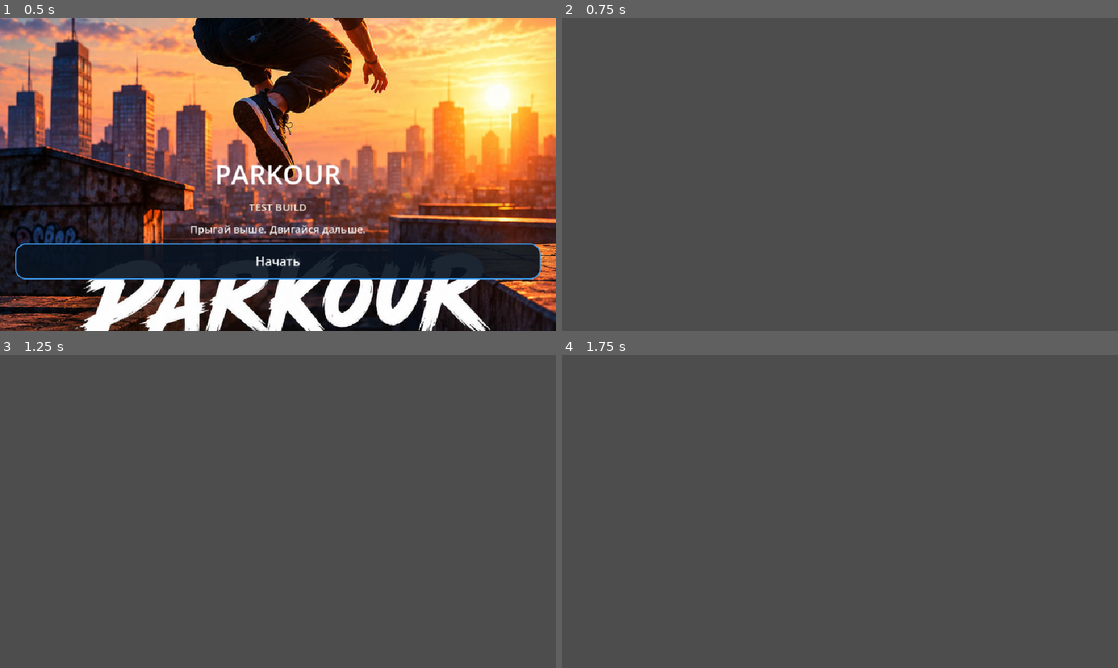
Above: before the commit, frames 1-4 (two rows, left to right).
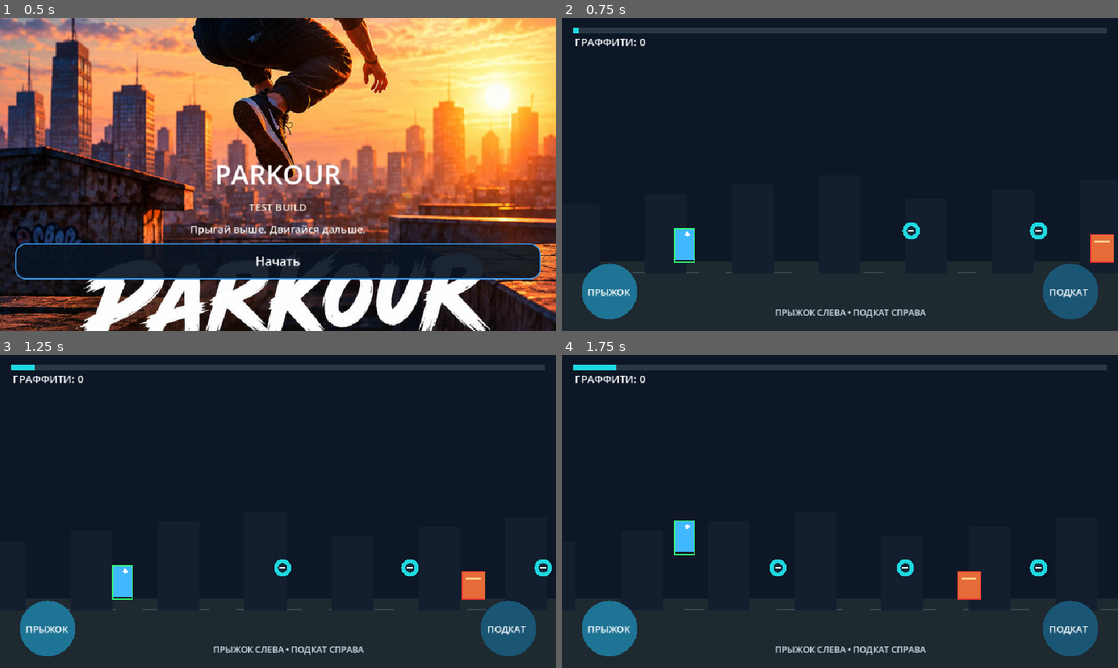
Above: after the commit, the same moments.

Repository: starden-opsv/Parkour
Game: Godot game, scene res://main.tscn
Two runs of this game, one before a commit and one after it. Both use one fixed random seed, a clock stepped at 60 frames per second and the inputs below.
Inputs (mouse positions are in pixels of both pictures, inside the frame that each line leads up to):
- Up to frame 1 (0.5 s): no input
- Up to frame 2 (0.75 s): click "Начать" at 0.5 s
- Up to frame 3 (1.25 s): no input
- Up to frame 4 (1.75 s): tap Enter at 1.25, 1.55 s; move the mouse to (962, 495) at 1.27 s; hold Up from 1.28 s (still down); tap R at 1.35 s; click (962, 495) at 1.42 s; tap Space at 1.52 s

Frame 1 is identical in both runs. In frame 2, 100% of the frame differs, in the area x 0-100%, y 0-100%; in frame 3, 100%; in frame 4, 100%.
Error before the commit: Parse Error: Unexpected "Indent" in class body. (res://level_1.gd:1)

Commit message:
Use visible hitboxes for pickup and obstacle collisions

Diff:
--- a/level_1.gd
+++ b/level_1.gd
@@ -1,3 +1,220 @@
+extends Control
+
+# MVP level: temporary geometric art, no external assets required.
+const RUN_SPEED := 230.0
+const GRAVITY := 1150.0
+const JUMP_SPEED := -440.0
+const SLIDE_DURATION := 0.62
+const LEVEL_LENGTH := 3300.0
+const PLAYER_X_RATIO := 0.22
+const PLAYER_WIDTH := 34.0
+const PLAYER_HEIGHT := 58.0
+const SLIDE_HEIGHT := 26.0
+const PICKUP_RADIUS := 15.0
+const DEBUG_HITBOXES := true
+const PICKUP_POSITIONS := [430.0, 650.0, 880.0, 1110.0, 1390.0, 1630.0, 1880.0, 2110.0, 2350.0, 2580.0]
+
+var world_x := 0.0 # World coordinate of the player's feet; screen position stays fixed.
+var player_y := 0.0 # Top of the player's collision rectangle in level-local coordinates.
+var player_vy := 0.0
+var on_ground := true
+var slide_timer := 0.0
+var collected: Array[bool] = []
+var ended := false
+var painting := false
+var paint_timer := 0.0
+var result_text := ""
+var result_color := Color.WHITE
+var jump_requested := false
+var slide_requested := false
+
+func _ready() -> void:
+	for _i in PICKUP_POSITIONS.size():
+		collected.append(false)
+	player_y = _ground_y() - PLAYER_HEIGHT
+	queue_redraw()
+
+func _ground_y() -> float:
+	return size.y * 0.78
+
+func _player_screen_x() -> float:
+	return size.x * PLAYER_X_RATIO
+
+func _player_height() -> float:
+	return SLIDE_HEIGHT if slide_timer > 0.0 else PLAYER_HEIGHT
+
+func _player_rect() -> Rect2:
+	var height := _player_height()
+	var draw_y := player_y + (PLAYER_HEIGHT - height if slide_timer > 0.0 else 0.0)
+	return Rect2(_player_screen_x() - PLAYER_WIDTH * 0.5, draw_y, PLAYER_WIDTH, height)
+
+func _pickup_rect(screen_x: float, ground: float) -> Rect2:
+	return Rect2(screen_x - PICKUP_RADIUS, ground - 54.0 - PICKUP_RADIUS, PICKUP_RADIUS * 2.0, PICKUP_RADIUS * 2.0)
+
+func _process(delta: float) -> void:
+	if ended:
+		if painting:
+			paint_timer += delta
+			if paint_timer >= 2.7:
+				painting = false
+			queue_redraw()
+		return
+
+	if jump_requested and on_ground and slide_timer <= 0.0:
+		player_vy = JUMP_SPEED
+		on_ground = false
+	jump_requested = false
+
+	if slide_requested and on_ground:
+		slide_timer = SLIDE_DURATION
+	slide_requested = false
+	if slide_timer > 0.0:
+		slide_timer = maxf(0.0, slide_timer - delta)
+
+	world_x += RUN_SPEED * delta
+	player_vy += GRAVITY * delta
+	player_y += player_vy * delta
+	if player_y + _player_height() >= _ground_y():
+		player_y = _ground_y() - _player_height()
+		player_vy = 0.0
+		on_ground = true
+
+	_check_pickups()
+	_check_obstacles()
+	if world_x >= LEVEL_LENGTH and not ended:
+		_finish_level()
+	queue_redraw()
+
+func _check_pickups() -> void:
+	var player_rect := _player_rect()
+	var player_x := _player_screen_x()
+	var ground := _ground_y()
+	for i in PICKUP_POSITIONS.size():
+		if collected[i]:
+			continue
+		var pickup_screen_x: float = float(PICKUP_POSITIONS[i]) - world_x + player_x
+		if player_rect.intersects(_pickup_rect(pickup_screen_x, ground)):
+			collected[i] = true
+
+func _obstacles() -> Array[Dictionary]:
+	return [
+		{"x": 760.0, "kind": "jump"},
+		{"x": 1280.0, "kind": "slide"},
+		{"x": 1800.0, "kind": "jump"},
+		{"x": 2240.0, "kind": "slide"},
+		{"x": 2760.0, "kind": "jump"}
+	]
+
+func _obstacle_rects(obstacle: Dictionary, screen_x: float, ground: float) -> Array[Rect2]:
+	var rects: Array[Rect2] = []
+	if str(obstacle["kind"]) == "jump":
+		rects.append(Rect2(screen_x - 20.0, ground - 48.0, 40.0, 48.0))
+	else:
+		rects.append(Rect2(screen_x - 28.0, ground - 90.0, 56.0, 12.0))
+		rects.append(Rect2(screen_x - 28.0, ground - 90.0, 8.0, 64.0))
+		rects.append(Rect2(screen_x + 20.0, ground - 90.0, 8.0, 64.0))
+	return rects
+
+func _check_obstacles() -> void:
+	var player_rect := _player_rect()
+	var player_x := _player_screen_x()
+	var ground := _ground_y()
+	for obstacle in _obstacles():
+		var obstacle_screen_x: float = float(obstacle["x"]) - world_x + player_x
+		if obstacle_screen_x < -80.0 or obstacle_screen_x > size.x + 80.0:
+			continue
+		for obstacle_rect in _obstacle_rects(obstacle, obstacle_screen_x, ground):
+			if player_rect.intersects(obstacle_rect):
+				_finish_level(true)
+				return
+
+func _finish_level(failed: bool = false) -> void:
+	ended = true
+	painting = not failed
+	paint_timer = 0.0
+	if failed:
+		result_text = "Не получилось!"
+		result_color = Color(1.0, 0.38, 0.32)
+	else:
+		var count := _collected_count()
+		if count >= 9:
+			result_text = "УНИКАЛЬНОЕ ГРАФФИТИ"
+			result_color = Color(0.45, 0.95, 1.0)
+		elif count >= 6:
+			result_text = "ЭПИЧЕСКОЕ ГРАФФИТИ"
+			result_color = Color(0.82, 0.55, 1.0)
+		elif count >= 3:
+			result_text = "РЕДКОЕ ГРАФФИТИ"
+			result_color = Color(1.0, 0.77, 0.28)
+		else:
+			result_text = "ОБЫЧНОЕ ГРАФФИТИ"
+			result_color = Color(0.72, 0.95, 0.72)
+	queue_redraw()
+
+func _collected_count() -> int:
+	var total := 0
+	for item in collected:
+		if item:
+			total += 1
+	return total
+
+func _input(event: InputEvent) -> void:
+	if event is InputEventScreenTouch and event.pressed:
+		_handle_press(event.position)
+	elif event is InputEventMouseButton and event.pressed and event.button_index == MOUSE_BUTTON_LEFT:
+		_handle_press(event.position)
+	elif event is InputEventKey and event.pressed and not event.echo:
+		if ended and (event.keycode == KEY_R or event.keycode == KEY_SPACE or event.keycode == KEY_ENTER):
+			get_tree().reload_current_scene()
+		elif event.keycode == KEY_SPACE or event.keycode == KEY_UP:
+			jump_requested = true
+		elif event.keycode == KEY_DOWN:
+			slide_requested = true
+
+func _handle_press(position: Vector2) -> void:
+	if ended:
+		get_tree().reload_current_scene()
+	elif position.y >= size.y * 0.62 and position.x >= size.x * 0.58:
+		slide_requested = true
+	elif position.y >= size.y * 0.62 and position.x <= size.x * 0.42:
+		jump_requested = true
+	else:
+		jump_requested = true
+
+func _draw() -> void:
+	var w := size.x
+	var h := size.y
+	var ground := _ground_y()
+	var player_x := _player_screen_x()
+	draw_rect(Rect2(Vector2.ZERO, size), Color(0.055, 0.09, 0.15))
+	draw_rect(Rect2(0, ground, w, h - ground), Color(0.12, 0.16, 0.19))
+	for i in range(0, int(w) + 80, 80):
+		var x := float(i) - fmod(world_x, 80.0)
+		draw_line(Vector2(x, ground + 18), Vector2(x + 34, ground + 18), Color(0.22, 0.28, 0.31), 2.0)
+	for i in range(8):
+		var bx := float(i) * 150.0 - fmod(world_x * 0.18, 150.0)
+		draw_rect(Rect2(bx, ground - 100 - float((i * 17) % 60), 72, 120 + float((i * 17) % 60)), Color(0.075, 0.12, 0.18))
+	for i in PICKUP_POSITIONS.size():
+		if not collected[i]:
+			var pickup_x: float = float(PICKUP_POSITIONS[i]) - world_x + player_x
+			if pickup_x > -30 and pickup_x < w + 30:
+				draw_circle(Vector2(pickup_x, ground - 54), 15, Color(0.12, 0.85, 0.88))
+				draw_circle(Vector2(pickup_x, ground - 54), 8, Color(0.08, 0.16, 0.22))
+				draw_line(Vector2(pickup_x - 5, ground - 54), Vector2(pickup_x + 5, ground - 54), Color.WHITE, 3.0)
+	for obstacle in _obstacles():
+		var ox: float = float(obstacle["x"]) - world_x + player_x
+		if ox > -80 and ox < w + 80:
+			if str(obstacle["kind"]) == "jump":
+				draw_rect(Rect2(ox - 20, ground - 48, 40, 48), Color(0.9, 0.42, 0.22))
+				draw_line(Vector2(ox - 13, ground - 35), Vector2(ox + 13, ground - 35), Color(1.0, 0.8, 0.55), 3.0)
+			else:
+				draw_rect(Rect2(ox - 28, ground - 90, 56, 12), Color(0.88, 0.32, 0.28))
+				draw_rect(Rect2(ox - 28, ground - 90, 8, 64), Color(0.88, 0.32, 0.28))
+				draw_rect(Rect2(ox + 20, ground - 90, 8, 64), Color(0.88, 0.32, 0.28))
+			if DEBUG_HITBOXES:
+				for hitbox in _obstacle_rects(obstacle, ox, ground):
+					draw_rect(hitbox, Color(1.0, 0.2, 0.2, 0.9), false, 1.0)
+
 	var player_rect := _player_rect()
 	draw_rect(player_rect, Color(0.25, 0.72, 1.0))
 	draw_circle(Vector2(player_rect.position.x + 22, player_rect.position.y + 10), 4, Color.WHITE)
@@ -39,16 +256,4 @@
 		draw_string(ThemeDB.fallback_font, Vector2(24, h * 0.76), "Попробуй ещё раз", HORIZONTAL_ALIGNMENT_CENTER, w - 48, 24, Color.WHITE)
 	else:
 		draw_string(ThemeDB.fallback_font, Vector2(24, h * 0.78), heading, HORIZONTAL_ALIGNMENT_CENTER, w - 48, 24, result_color)
-	draw_string(ThemeDB.fallback_font, Vector2(24, h * 0.9), "Собрано: %d   •   НАЖМИ, ЧТОБЫ НАЧАТЬ ЗАНОВО" % _collected_count(), HORIZONTAL_ALIGNMENT_CENTER, w - 48, 16, Color.WHITE)	for obstacle in _obstacles():
-		var ox: float = float(obstacle["x"]) - world_x + player_x
-		if ox > -80 and ox < w + 80:
-			if str(obstacle["kind"]) == "jump":
-				draw_rect(Rect2(ox - 20, ground - 48, 40, 48), Color(0.9, 0.42, 0.22))
-				draw_line(Vector2(ox - 13, ground - 35), Vector2(ox + 13, ground - 35), Color(1.0, 0.8, 0.55), 3.0)
-			else:
-				draw_rect(Rect2(ox - 28, ground - 90, 56, 12), Color(0.88, 0.32, 0.28))
-				draw_rect(Rect2(ox - 28, ground - 90, 8, 64), Color(0.88, 0.32, 0.28))
-				draw_rect(Rect2(ox + 20, ground - 90, 8, 64), Color(0.88, 0.32, 0.28))
-			if DEBUG_HITBOXES:
-				for hitbox in _obstacle_rects(obstacle, ox, ground):
-					draw_rect(hitbox, Color(1.0, 0.2, 0.2, 0.9), false, 1.0)
+	draw_string(ThemeDB.fallback_font, Vector2(24, h * 0.9), "Собрано: %d   •   НАЖМИ, ЧТОБЫ НАЧАТЬ ЗАНОВО" % _collected_count(), HORIZONTAL_ALIGNMENT_CENTER, w - 48, 16, Color.WHITE)
